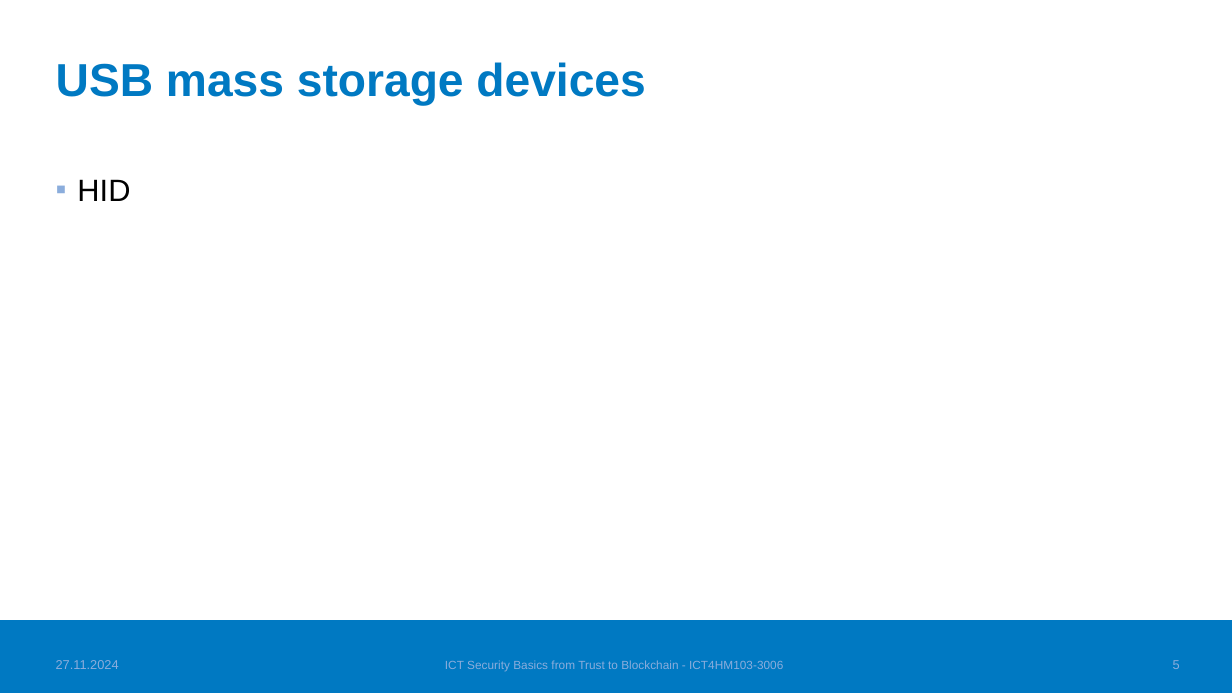
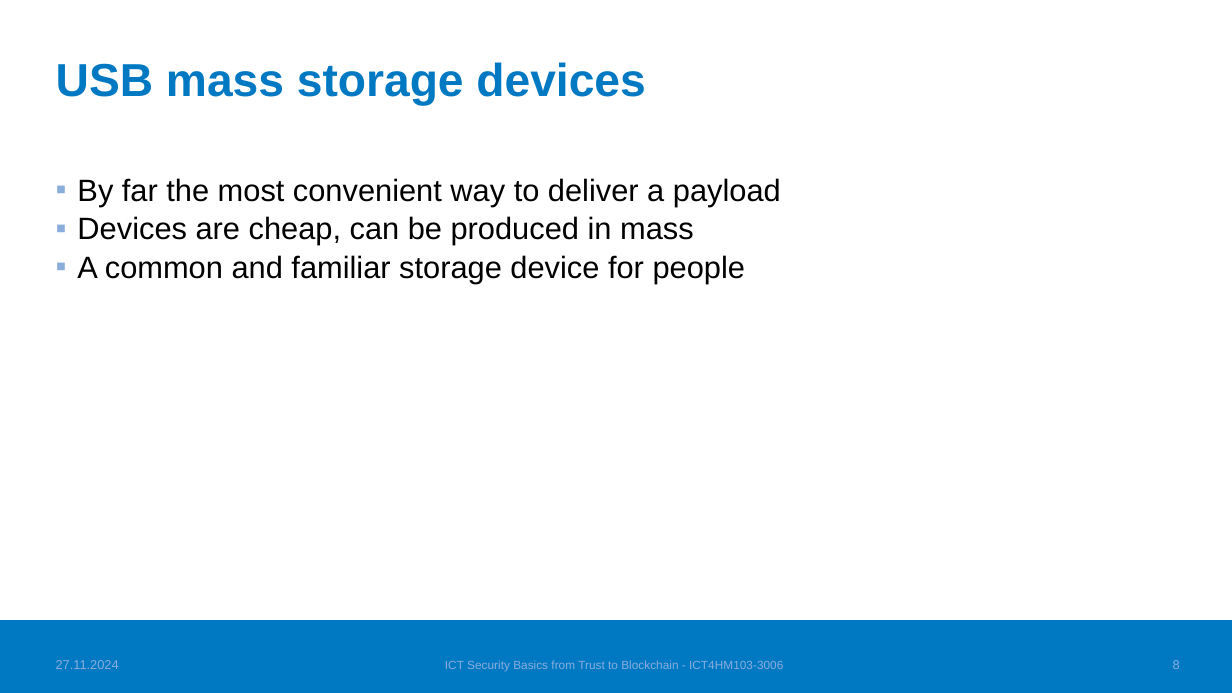
Before and after one commit to TatuE/Trust_to_Blockchain, a slide deck: slide 9 of class_presentation/Dont_trust_that_storage_medium.pptx (slide 6 before the commit). Drawn at 1232x693 pixels with LibreOffice and Linux fonts; fonts in the diff are those of the drawing; background and template pictures are left out. Boxes give left, top, right and bottom in pixels: in the first picture for what was removed or moved away, otherwise in the second. Text is boxed around its words. In the diff, an @@ line names an element or a change of style, - is before the commit and + after.

```diff
--- a/class_presentation/Dont_trust_that_storage_medium.pptx
+++ b/class_presentation/Dont_trust_that_storage_medium.pptx
@@ text at <box>77,178,781,283</box>: text changed @@
-▪ HID
+▪ By far the most convenient way to deliver a payload
+▪ Devices are cheap, can be produced in mass
+▪ A common and familiar storage device for people
```
Also in this commit, not shown: 4 other slides changed, 2 slides added.
